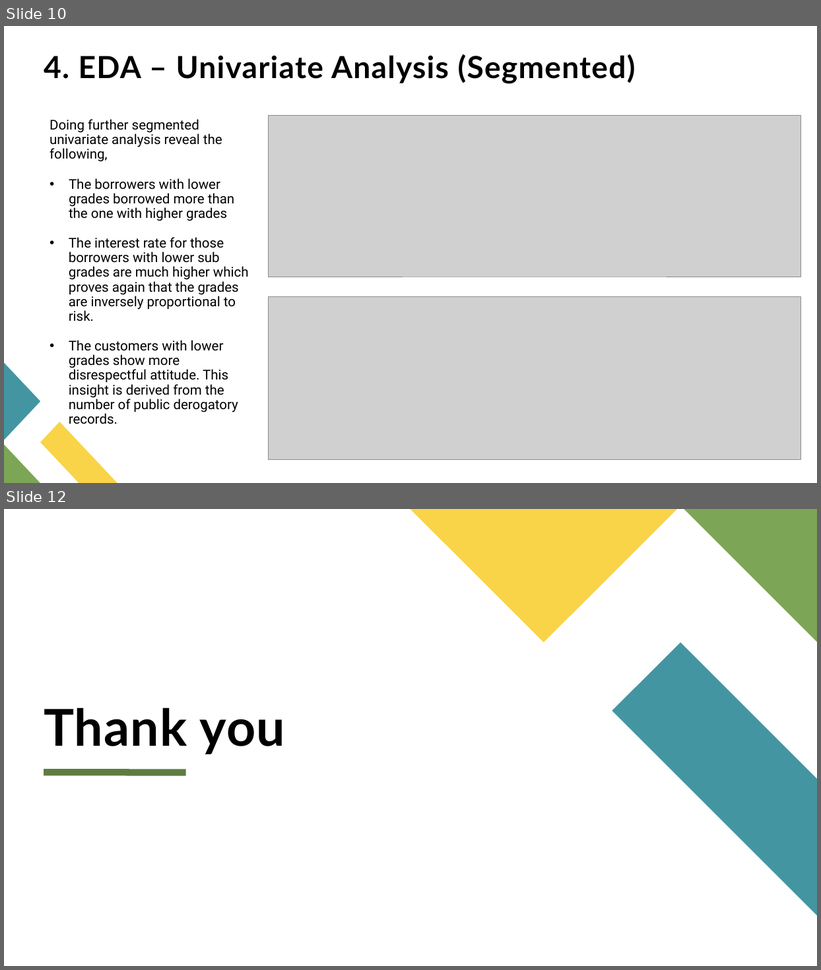
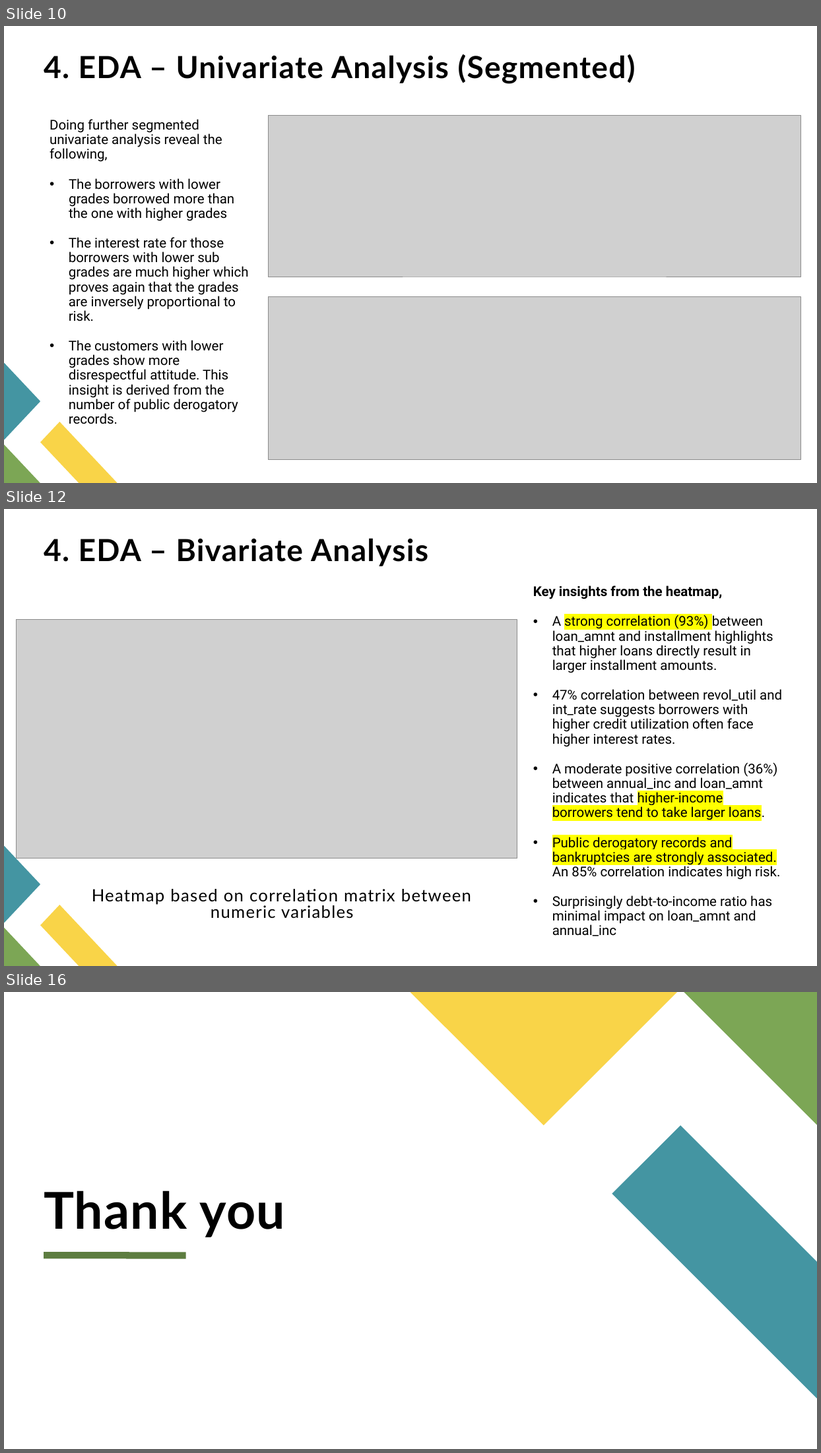
Before and after one commit to uvarajthulasiram/LendingClubCaseStudy, a slide deck: UvarajThulasiram.pptx. Shown one above the other, each under a label of ours: slides 10 and 12 before the commit, slides 10, 12 and 16 after it; the slides between them are not shown. The pictures are 821x970 and 821x1453 pixels, drawn with LibreOffice and Linux fonts; fonts in the diff are those of the drawing; grey boxes stand for pictures. Boxes give left, top, right and bottom in pixels: in the first picture for what was removed or moved away, otherwise in the second. Text is boxed around its words. In the diff, an @@ line names an element or a change of style, - is before the commit and + after.

Commit message:
Updated presentation Modified bivariate and multivariate analysis

```diff
--- a/UvarajThulasiram.pptx
+++ b/UvarajThulasiram.pptx
@@ slide 12 added at [4, 509, 817, 966], background #FFFFFF; not listed: 3 template elements that a slide beside it also shows @@
@@ title added at [44, 538, 428, 566], 36 pt, text #000000, bold @@
+4. EDA – Bivariate Analysis
@@ text added at [533, 586, 782, 937], 16 pt, text #000000 @@
+Key insights from the heatmap,
+• A strong correlation (93%) between loan_amnt and installment highlights that higher loans directly result in larger installment amounts.
+• 47% correlation between revol_util and int_rate suggests borrowers with higher credit utilization often face higher interest rates.
+• A moderate positive correlation (36%) between annual_inc and loan_amnt indicates that higher-income borrowers tend to take larger loans.
+• Public derogatory records and bankruptcies are strongly associated. An 85% correlation indicates high risk.
+• Surprisingly debt-to-income ratio has minimal impact on loan_amnt and annual_inc
@@ picture added at [16, 619, 517, 859] @@
@@ text added at [92, 889, 471, 919], 20 pt, text #000000 @@
+Heatmap based on correlation matrix between numeric variables
@@ what was slide 12 is now slide 16 @@
```
Also in this commit, not shown: 1 slide changed, 3 other slides added, 1 other file.
